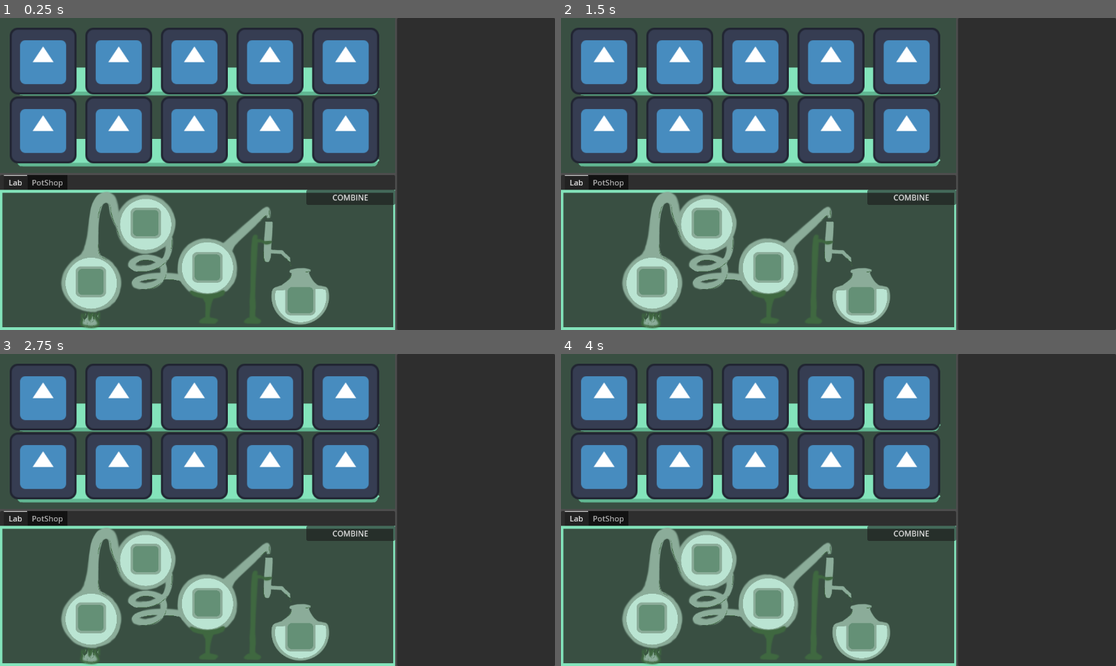
Above: before the commit, frames 1-4 (two rows, left to right).
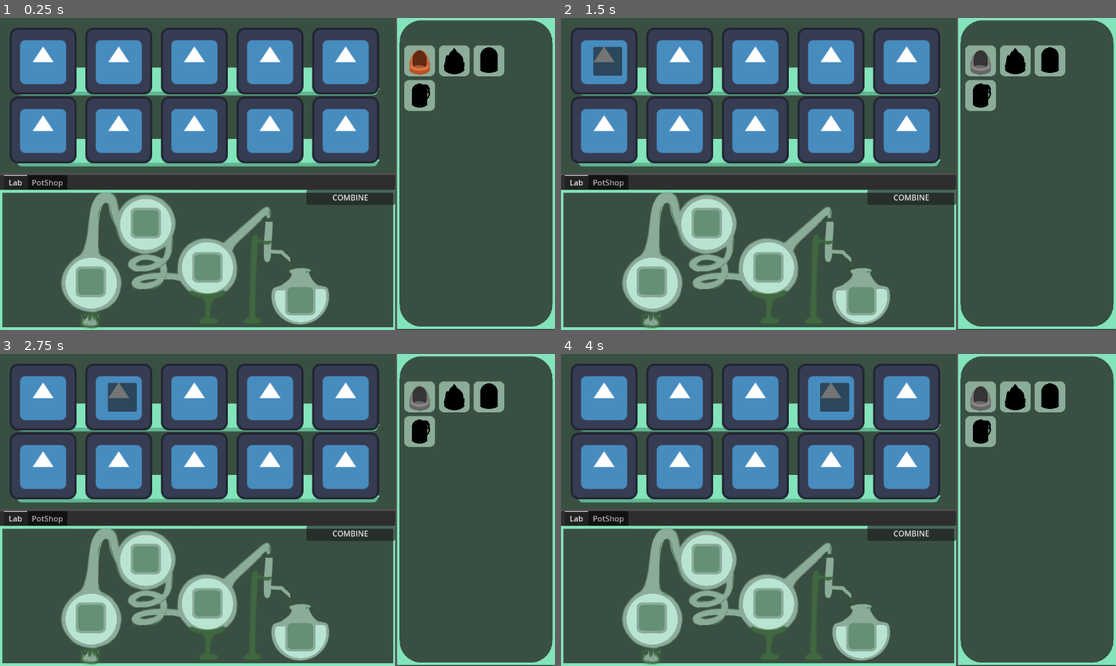
Above: after the commit, the same moments.

Repository: Girlies-stdio/elementalchemy
Game: Godot game, scene res://Scenes/main.tscn
Same seed, same stepped clock (60 frames per second), same inputs: the game is played once before the commit and once after it. The engine's default icon, where the game draws it, is replaced by a stand-in: a white triangle on a blue panel in a dark square.
Inputs (mouse positions are in pixels of both pictures, inside the frame that each line leads up to):
- Up to frame 1 (0.25 s): no input
- Up to frame 2 (1.5 s): click (982, 61) at 0.52 s; click (605, 61) at 1.25 s
- Up to frame 3 (2.75 s): click (122, 397) at 2 s
- Up to frame 4 (4 s): click (760, 397) at 2.75 s; click (832, 397) at 3.5 s

The runs differ from the first frame. In frame 1, 28% of the frame differs, in the area x 71-100%, y 0-100%; in frame 2, 29%; in frame 3, 29%; in frame 4, 29%, in the area x 46-100%, y 0-100%.

Commit message:
inventory in main

Diff:
--- a/Inventory/inventory_gui.gd
+++ b/Inventory/inventory_gui.gd
@@ -63,7 +63,7 @@
 	var targetSlot = slots.filter(func(slot): return slot.itemStackGui.item == GlobalScript.itemInHand.item)[0]
 
 	var tween = create_tween()
-	var targetPosition = targetSlot.global_position #+ targetSlot.size/2
+	var targetPosition = targetSlot.global_position
 	tween.tween_property(GlobalScript.itemInHand,"global_position", targetPosition, 0.2)
 
 	await tween.finished
@@ -72,9 +72,9 @@
 
 func insertItemInSlot(slot: Slot):
 	inventory.insert(GlobalScript.itemInHand.item)
-	slot.itemStackGui.update()
 	GlobalScript.itemInHand.queue_free()
 	GlobalScript.itemInHand = null
+	update()
 
 func _input(event):
 	if GlobalScript.itemInHand && !locked && Input.is_action_pressed("Right_click"):
--- a/Inventory/inventory_gui.tscn
+++ b/Inventory/inventory_gui.tscn
@@ -1,15 +1,14 @@
-[gd_scene load_steps=4 format=3 uid="uid://bqyw0eywwhni8"]
+[gd_scene load_steps=3 format=3 uid="uid://bqyw0eywwhni8"]
 
 [ext_resource type="Script" uid="uid://df35ypj7oxhnt" path="res://Inventory/inventory_gui.gd" id="1_t08cw"]
 [ext_resource type="Texture2D" uid="uid://dttcj2egblkav" path="res://Assets/background_5.png" id="2_1fqm0"]
-[ext_resource type="PackedScene" uid="uid://b6ybqrs6nkmw6" path="res://Inventory/slot.tscn" id="3_lsdv4"]
 
 [node name="InventoryGUI" type="Control"]
 layout_mode = 3
 anchors_preset = 15
 anchor_right = 1.0
 anchor_bottom = 1.0
-offset_right = -904.0
+offset_right = -824.0
 offset_bottom = -2.0
 grow_horizontal = 2
 grow_vertical = 2
@@ -17,7 +16,7 @@
 
 [node name="NinePatchRect" type="NinePatchRect" parent="."]
 layout_mode = 0
-offset_right = 248.0
+offset_right = 328.0
 offset_bottom = 646.0
 texture = ExtResource("2_1fqm0")
 patch_margin_left = 64
@@ -42,42 +41,3 @@
 theme_override_constants/h_separation = 8
 theme_override_constants/v_separation = 8
 columns = 3
-
-[node name="Slot" parent="NinePatchRect/ScrollContainer/GridContainer" instance=ExtResource("3_lsdv4")]
-layout_mode = 2
-
-[node name="Slot2" parent="NinePatchRect/ScrollContainer/GridContainer" instance=ExtResource("3_lsdv4")]
-layout_mode = 2
-
-[node name="Slot3" parent="NinePatchRect/ScrollContainer/GridContainer" instance=ExtResource("3_lsdv4")]
-layout_mode = 2
-
-[node name="Slot4" parent="NinePatchRect/ScrollContainer/GridContainer" instance=ExtResource("3_lsdv4")]
-layout_mode = 2
-
-[node name="Slot5" parent="NinePatchRect/ScrollContainer/GridContainer" instance=ExtResource("3_lsdv4")]
-layout_mode = 2
-
-[node name="Slot6" parent="NinePatchRect/ScrollContainer/GridContainer" instance=ExtResource("3_lsdv4")]
-layout_mode = 2
-
-[node name="Slot7" parent="NinePatchRect/ScrollContainer/GridContainer" instance=ExtResource("3_lsdv4")]
-layout_mode = 2
-
-[node name="Slot8" parent="NinePatchRect/ScrollContainer/GridContainer" instance=ExtResource("3_lsdv4")]
-layout_mode = 2
-
-[node name="Slot9" parent="NinePatchRect/ScrollContainer/GridContainer" instance=ExtResource("3_lsdv4")]
-layout_mode = 2
-
-[node name="Slot10" parent="NinePatchRect/ScrollContainer/GridContainer" instance=ExtResource("3_lsdv4")]
-layout_mode = 2
-
-[node name="Slot11" parent="NinePatchRect/ScrollContainer/GridContainer" instance=ExtResource("3_lsdv4")]
-layout_mode = 2
-
-[node name="Slot12" parent="NinePatchRect/ScrollContainer/GridContainer" instance=ExtResource("3_lsdv4")]
-layout_mode = 2
-
-[node name="Slot13" parent="NinePatchRect/ScrollContainer/GridContainer" instance=ExtResource("3_lsdv4")]
-layout_mode = 2
--- a/Scenes/main.tscn
+++ b/Scenes/main.tscn
@@ -6,6 +6,7 @@
 [ext_resource type="Texture2D" uid="uid://bny66qf2eo775" path="res://Assets/background_framed.png" id="3_kry3j"]
 [ext_resource type="Texture2D" uid="uid://drnxwjo7hd82j" path="res://Assets/brewing.png" id="5_6bp64"]
 [ext_resource type="PackedScene" uid="uid://cyktua4fqunq0" path="res://Workbench/item_slot.tscn" id="5_21xkr"]
+[ext_resource type="PackedScene" uid="uid://bqyw0eywwhni8" path="res://Inventory/inventory_gui.tscn" id="7_6bp64"]
 
 [sub_resource type="Theme" id="Theme_jjgbg"]
 MarginContainer/constants/margin_bottom = 20
@@ -312,3 +313,7 @@
 layout_mode = 2
 size_flags_horizontal = 3
 size_flags_stretch_ratio = 0.4
+
+[node name="InventoryGUI" parent="HBoxContainer/Panel" instance=ExtResource("7_6bp64")]
+layout_mode = 1
+offset_right = -328.0
Not shown: 1 places in Scenes/main.tscn that only renumber resources
